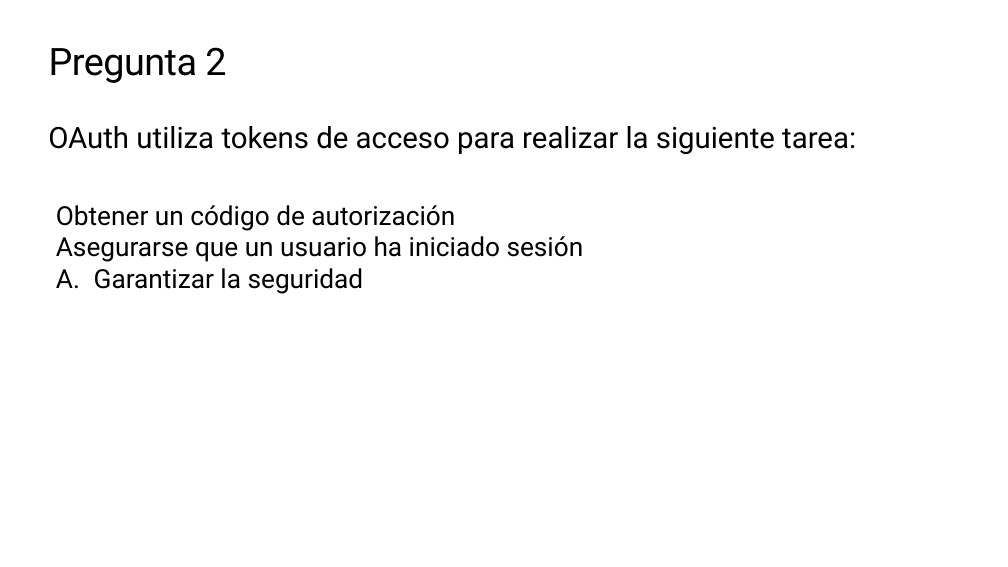
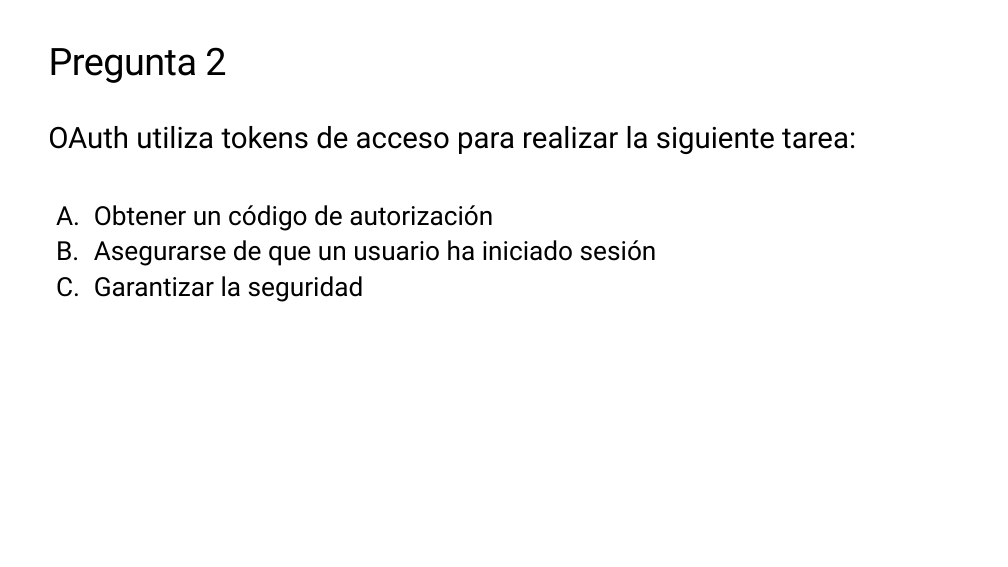
Before and after one commit to microsoft/workshop-library, a slide deck: slide 30 of short/explore-art-rest-api/translations/es/slides.es.pptx. Drawn at 1008x567 pixels with LibreOffice and Linux fonts; fonts in the diff are those of the drawing; background and template pictures are left out. Boxes give left, top, right and bottom in pixels: in the first picture for what was removed or moved away, otherwise in the second. Text is boxed around its words. In the diff, an @@ line names an element or a change of style, - is before the commit and + after.

```diff
--- a/short/explore-art-rest-api/translations/es/slides.es.pptx
+++ b/short/explore-art-rest-api/translations/es/slides.es.pptx
@@ text at bbox=[94, 205, 657, 302]: text changed @@
-  A. Obtener un código de autorización
-     Asegurarse que un usuario ha iniciado sesión
-     Garantizar la seguridad
+  A. Obtener un código de autorización
+  B. Asegurarse de que un usuario ha iniciado sesión
+  C. Garantizar la seguridad
```
Also in this commit, not shown: 14 other slides changed, 2 other files.
